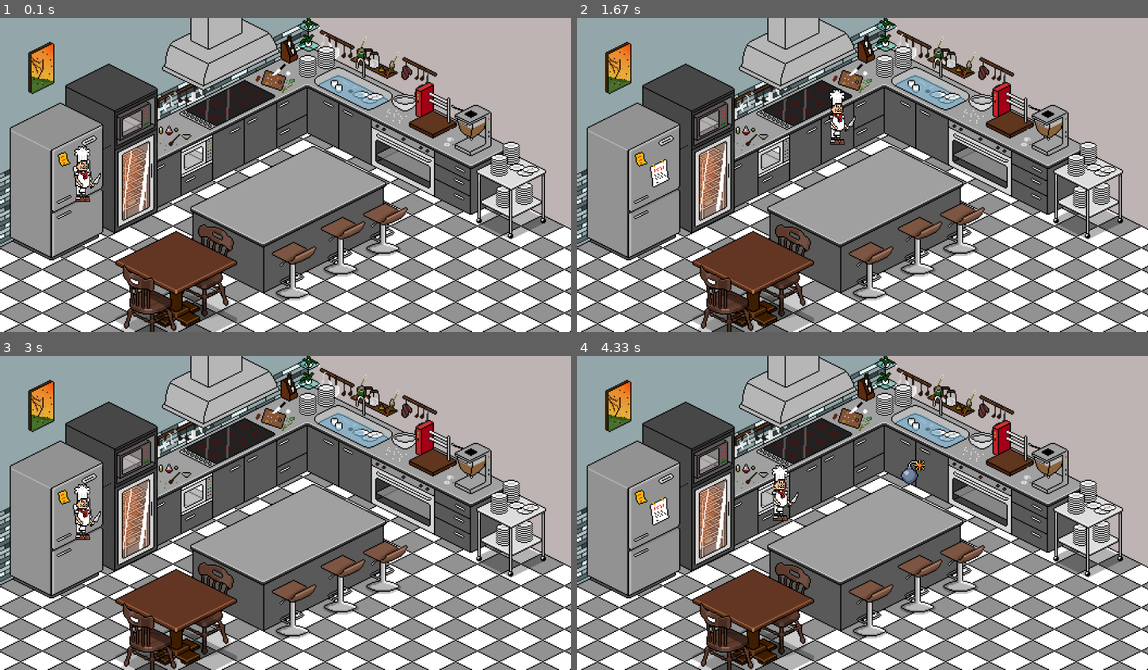
Above: before the commit, frames 1-4 (two rows, left to right).
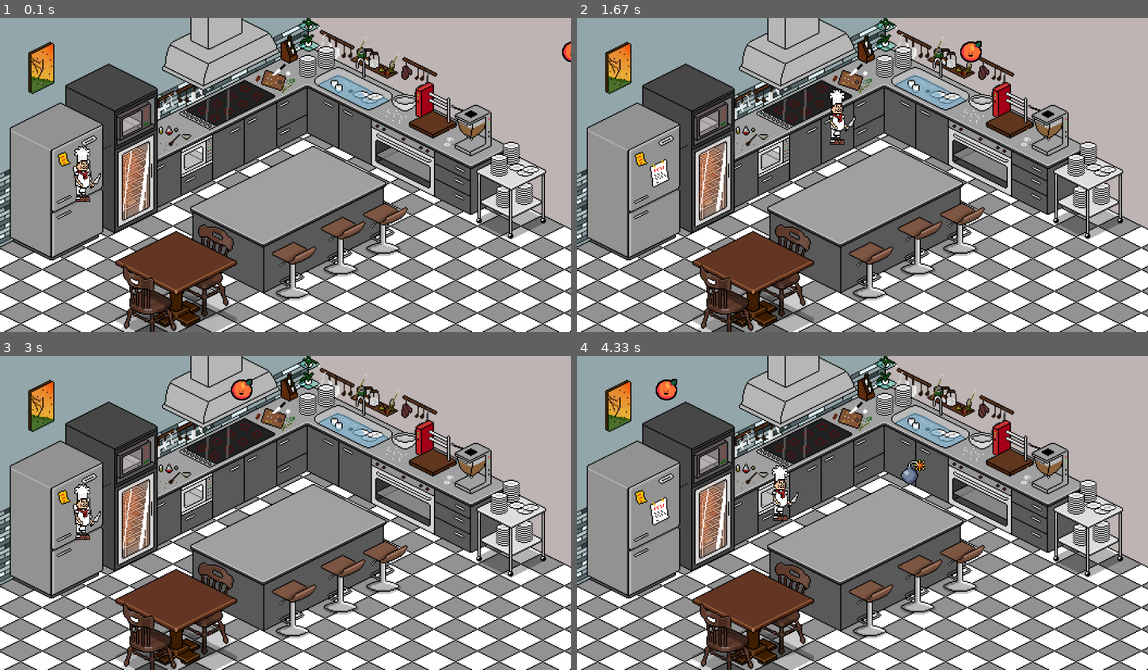
Above: after the commit, the same moments.

Repository: SkyesCodes/Pygame
Game: pygame game, started from main.py
The game is run twice, just before and just after one commit, with the same random seed, the same clock (stepped at 60 frames per second) and the same inputs.
Inputs:
- Up to frame 1 (0.1 s): no input
- Up to frame 2 (1.67 s): hold D 0.33-0.8 s; hold W 0.83-1.13 s; hold D 1.17-1.63 s
- Up to frame 3 (3 s): hold A 1.67-2.2 s; hold S 2.23-2.53 s; hold A 2.57-2.97 s
- Up to frame 4 (4.33 s): hold W 3-3.37 s; hold D 3.4-4.03 s; hold S from 4.07 s (still down)

The runs differ from the first frame. In frame 1, less than 0.1% of the frame differs, in the area x 98-100%, y 7-15%; in frame 2, 0.2%, in the area x 67-71%, y 7-15%; in frame 3, 0.2%; in frame 4, 0.2%.

Commit message:
added notes returned orange

Diff:
--- a/main.py
+++ b/main.py
@@ -47,7 +47,7 @@
     WIN.blit(BG_IMAGE,(0,0))
     WIN.blit(CHEF_SPRITE, (chef_position.x, chef_position.y))
     WIN.blit(BOMB_SPRITE, (bomb_x, bomb_y))
-    # WIN.blit(ORANGE_SPRITE, (fruit_x, fruit_y))
+    WIN.blit(ORANGE_SPRITE, (fruit_x, fruit_y))
     pygame.display.update()
 
 
